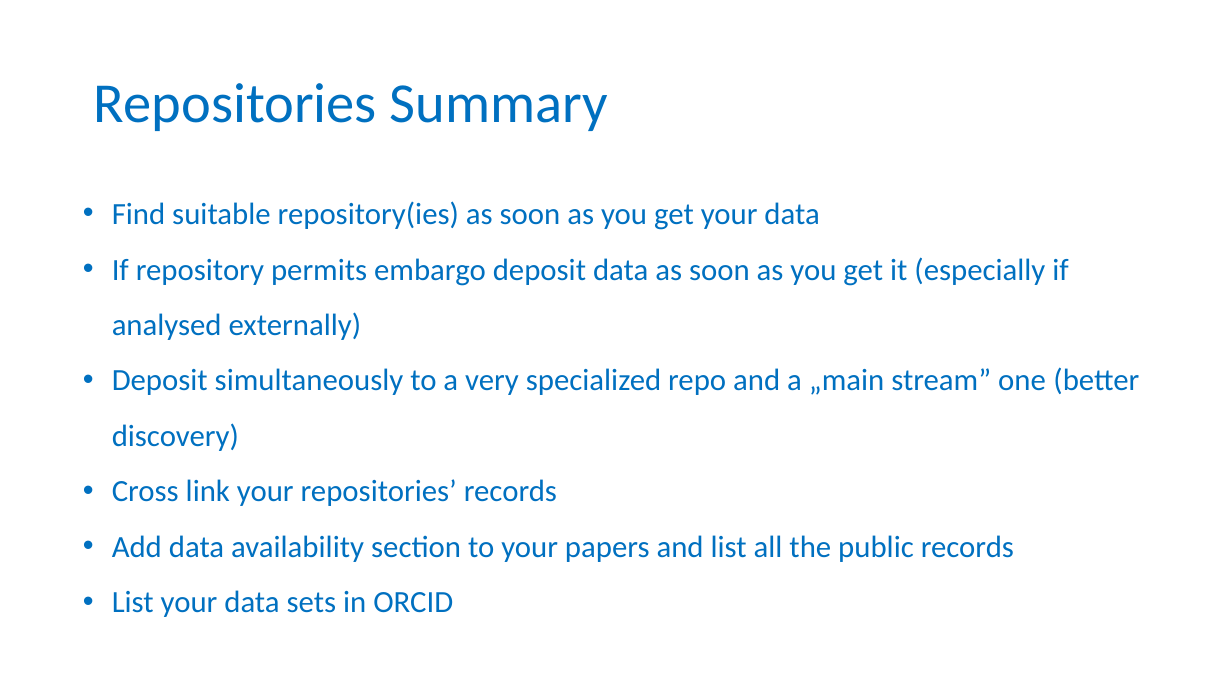
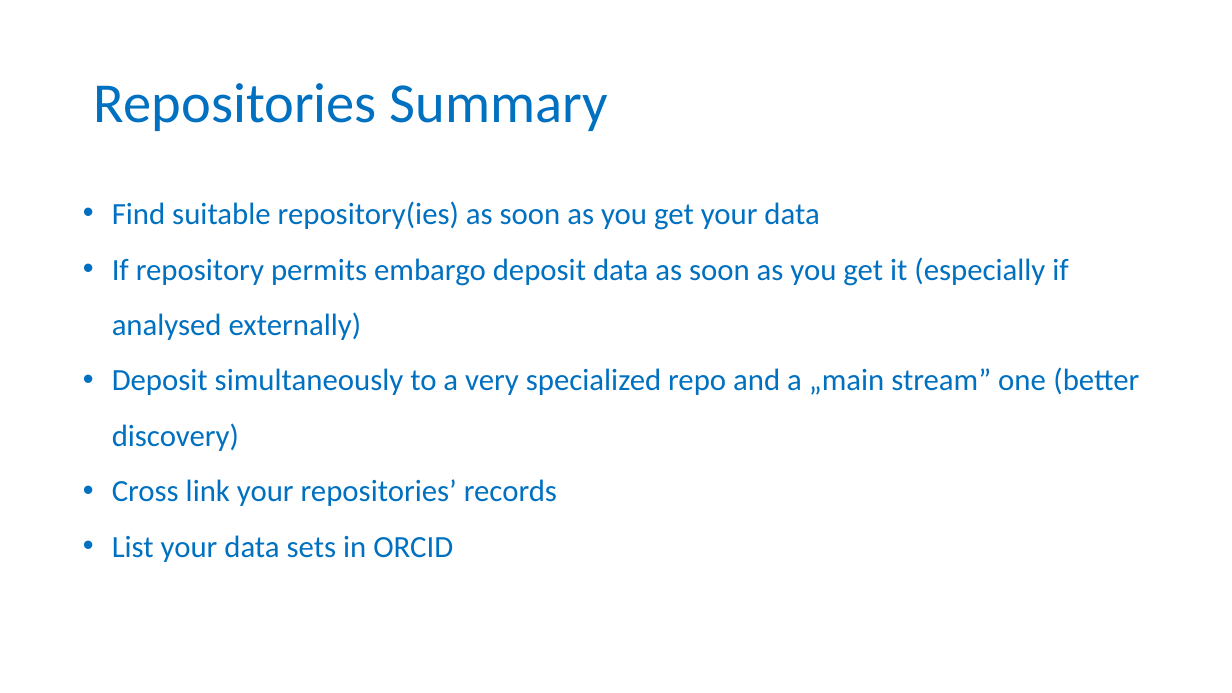
Before and after one commit to tzielins/private-fair-for-busy-biologists, a slide deck: slide 23 of instructors/06-Repositories_v3.1.pptx (slide 18 before the commit). Drawn at 1232x693 pixels with LibreOffice and Linux fonts; fonts in the diff are those of the drawing; background and template pictures are left out. Boxes give left, top, right and bottom in pixels: in the first picture for what was removed or moved away, otherwise in the second. Text is boxed around its words. In the diff, an @@ line names an element or a change of style, - is before the commit and + after.

```diff
--- a/instructors/06-Repositories_v3.1.pptx
+++ b/instructors/06-Repositories_v3.1.pptx
@@ text at box(112, 535, 1014, 562): paragraph removed @@
-• Add data availability section to your papers and list all the public records
```
Also in this commit, not shown: 2 other slides changed, 2 slides removed, 3 other files.
